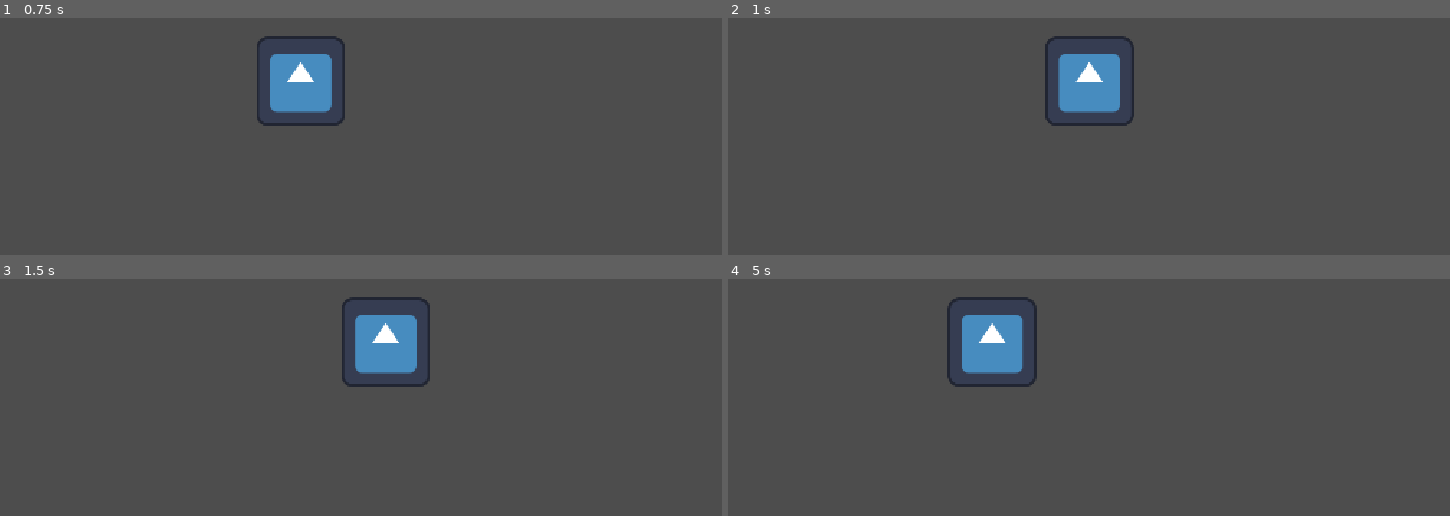
Above: before the commit, frames 1-4 (two rows, left to right).
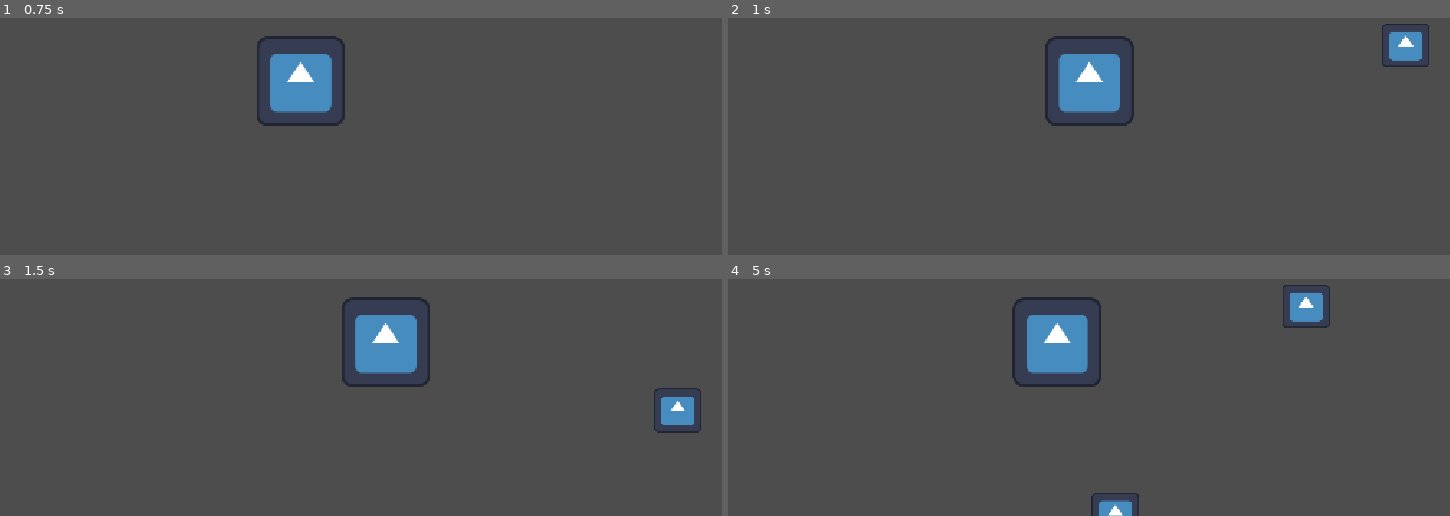
Above: after the commit, the same moments.

Repository: tanst-lang/Zombie-runner
Game: Godot game, scene res://world_scene.tscn
Two runs of this game, one before a commit and one after it. Both use one fixed random seed, a clock stepped at 60 frames per second and the inputs below. The engine's default icon, where the game draws it, is replaced by a stand-in: a white triangle on a blue panel in a dark square.
Inputs:
- Up to frame 1 (0.75 s): tap Enter at 0.5 s; hold Right (ui_right) from 0.53 s (still down)
- Up to frame 2 (1 s): keep holding Right (ui_right)
- Up to frame 3 (1.5 s): release Right (ui_right) at 1.28 s; hold Left (ui_left) from 1.28 s (still down)
- Up to frame 4 (5 s): release Left (ui_left) at 2.03 s; hold Right (ui_right) 2.03-3.53 s; hold Left (ui_left) from 3.53 s (still down)

Frame 1 is identical in both runs. In frame 2, 0.7% of the frame differs, in the area x 90-98%, y 2-21%; in frame 3, 0.7%; in frame 4, 6.0%, in the area x 30-84%, y 2-100%.

Commit message:
fixed the movement of obstacles
obstacles are functioning in terms of movement

Diff:
--- /dev/null
+++ b/zombie-runner/obstacles_scene.gd
@@ -0,0 +1,6 @@
+extends StaticBody2D
+
+var speed = 300
+# Called every frame. 'delta' is the elapsed time since the previous frame.
+func _physics_process(delta: float) -> void:
+	position.y+= speed * delta
--- a/zombie-runner/obstacles_scene.tscn
+++ b/zombie-runner/obstacles_scene.tscn
@@ -1,17 +1,19 @@
 [gd_scene format=3 uid="uid://c5sjbub5xei0b"]
 
-[sub_resource type="PlaceholderTexture2D" id="PlaceholderTexture2D_ge4e3"]
+[ext_resource type="Script" uid="uid://w8qdilpge2xw" path="res://obstacles_scene.gd" id="1_1gshu"]
+[ext_resource type="Texture2D" uid="uid://cutfydom2o770" path="res://icon.svg" id="2_7ufl3"]
 
 [sub_resource type="RectangleShape2D" id="RectangleShape2D_ge4e3"]
-size = Vector2(1.012987, 0.9565216)
+size = Vector2(73, 57)
 
 [node name="object" type="StaticBody2D" unique_id=480257866]
-position = Vector2(18.75, 16.75)
-scale = Vector2(38.5, 34.500004)
+script = ExtResource("1_1gshu")
 
 [node name="Sprite2D" type="Sprite2D" parent="." unique_id=1281299314]
-texture = SubResource("PlaceholderTexture2D_ge4e3")
+position = Vector2(57, 70)
+scale = Vector2(0.5419929, 0.4931655)
+texture = ExtResource("2_7ufl3")
 
 [node name="CollisionShape2D" type="CollisionShape2D" parent="." unique_id=127777098]
-position = Vector2(-0.006493509, -0.007246375)
+position = Vector2(56.5, 67.5)
 shape = SubResource("RectangleShape2D_ge4e3")
--- a/zombie-runner/obstacles_spawner.gd
+++ b/zombie-runner/obstacles_spawner.gd
@@ -1,12 +1,10 @@
 extends Node2D
-
-@export var obstacles_scene: Array[PackedScene]
 
 @onready var marker: Marker2D = $Marker2D
 
 func _on_timer_timeout() -> void:
-	var random_obstacle: Node = obstacles_scene.pick_random()
-	var random_obstacle_instance: Node = random_obstacle.instantiate()
-	add_child(random_obstacle_instance)
+	var obstacles = preload("res://obstacles_scene.tscn").instantiate()
+	obstacles.position.y = marker.position.y
+	obstacles.position.x = randf_range(10,1100)
 
-	random_obstacle_instance.position = marker.position
+	add_child(obstacles)
--- a/zombie-runner/world_scene.tscn
+++ b/zombie-runner/world_scene.tscn
@@ -2,23 +2,19 @@
 
 [ext_resource type="PackedScene" uid="uid://blg0gumwuixav" path="res://player_scene.tscn" id="1_vbdgo"]
 [ext_resource type="Script" uid="uid://dypd7otegk3si" path="res://obstacles_spawner.gd" id="2_77iun"]
-[ext_resource type="PackedScene" uid="uid://c5sjbub5xei0b" path="res://obstacles_scene.tscn" id="3_ijqok"]
 
 [node name="world" type="Node2D" unique_id=353233387]
-
-[node name="ground" type="TileMapLayer" parent="." unique_id=485675896]
 
 [node name="CharacterBody2D" parent="." unique_id=1844742056 instance=ExtResource("1_vbdgo")]
 position = Vector2(422, 398)
 
 [node name="obstacles_spawner" type="Node2D" parent="." unique_id=433028103]
 script = ExtResource("2_77iun")
-obstacles_scene = Array[PackedScene]([ExtResource("3_ijqok")])
 
 [node name="Timer" type="Timer" parent="obstacles_spawner" unique_id=861446504]
-wait_time = 4.0
+autostart = true
 
 [node name="Marker2D" type="Marker2D" parent="obstacles_spawner" unique_id=1037602781]
-position = Vector2(483, -35)
+position = Vector2(480, 276)
 
 [connection signal="timeout" from="obstacles_spawner/Timer" to="obstacles_spawner" method="_on_timer_timeout"]
Not shown, added: zombie-runner/obstacles_scene.gd.uid
